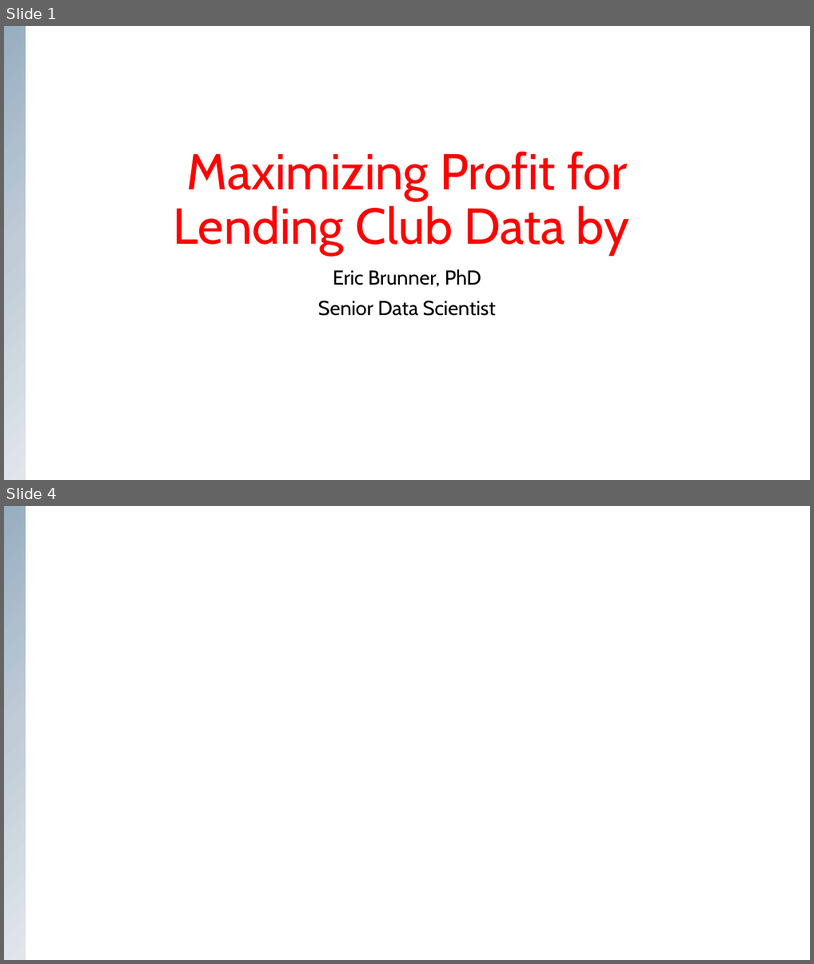
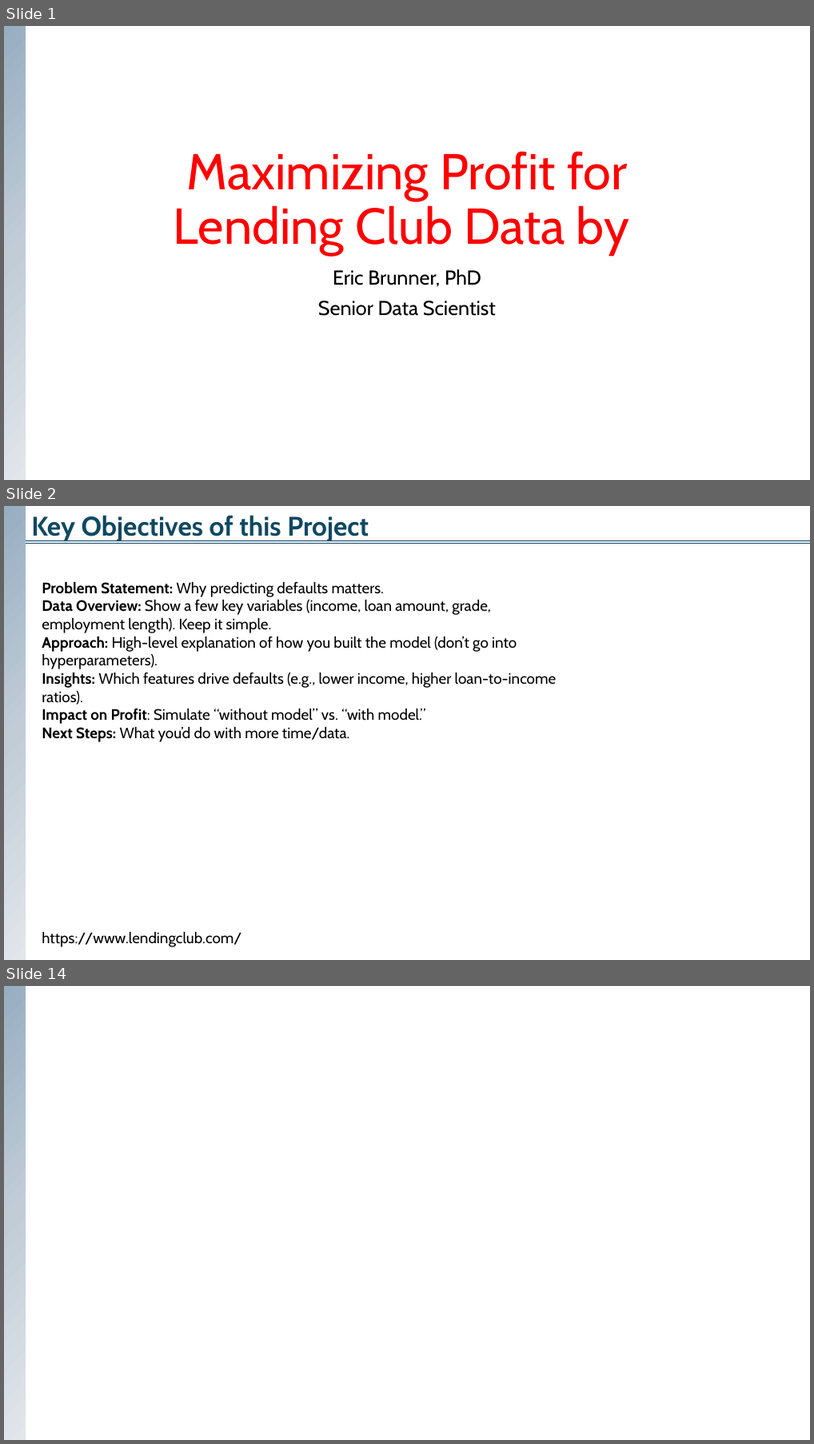
Before and after one commit to 37signals37/lending_club, a slide deck: Maximizing Profit for Lending Club.pptx. Shown one above the other, each under a label of ours: slides 1 and 4 before the commit, slides 1, 2 and 14 after it; the slides between them are not shown. The pictures are 814x964 and 814x1444 pixels, drawn with LibreOffice and Linux fonts; fonts in the diff are those of the drawing. Boxes give left, top, right and bottom in pixels: in the first picture for what was removed or moved away, otherwise in the second. Text is boxed around its words. In the diff, an @@ line names an element or a change of style, - is before the commit and + after.

```diff
--- a/Maximizing Profit for Lending Club.pptx
+++ b/Maximizing Profit for Lending Club.pptx
@@ slide 2 added at bbox=[4, 506, 810, 960], background #FFFFFF @@
@@ group added at bbox=[4, 506, 810, 960]: 3 lines, 1 text, 1 rectangle @@
+Key Objectives of this Project
@@ text added at bbox=[42, 581, 557, 742], 18 pt, text #000000 @@
+Problem Statement: Why predicting defaults matters.
+Data Overview: Show a few key variables (income, loan amount, grade, employment length). Keep it simple.
+Approach: High-level explanation of how you built the model (don’t go into hyperparameters).
+Insights: Which features drive defaults (e.g., lower income, higher loan-to-income ratios).
+Impact on Profit: Simulate “without model” vs. “with model.”
+Next Steps: What you’d do with more time/data.
@@ text added at bbox=[42, 931, 242, 947], 18 pt, text #000000 @@
+https://www.lendingclub.com/
@@ what was slide 4 is now slide 14 @@
```
Also in this commit, not shown: 1 slide changed, 11 other slides added, 1 slide removed, 5 other files.
